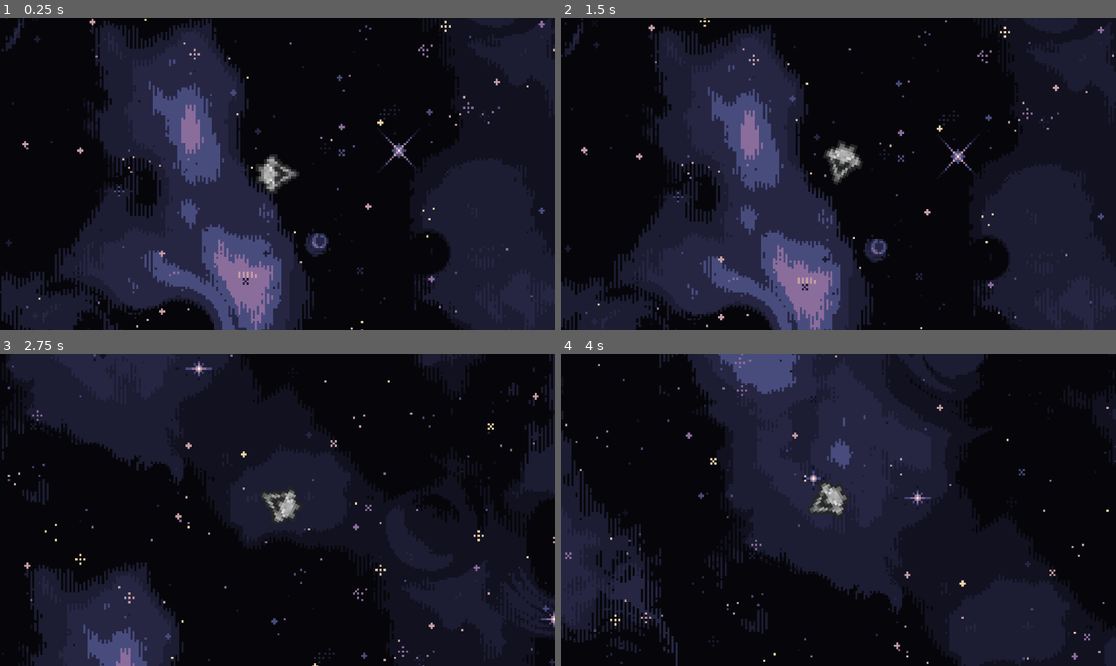
Above: before the commit, frames 1-4 (two rows, left to right).
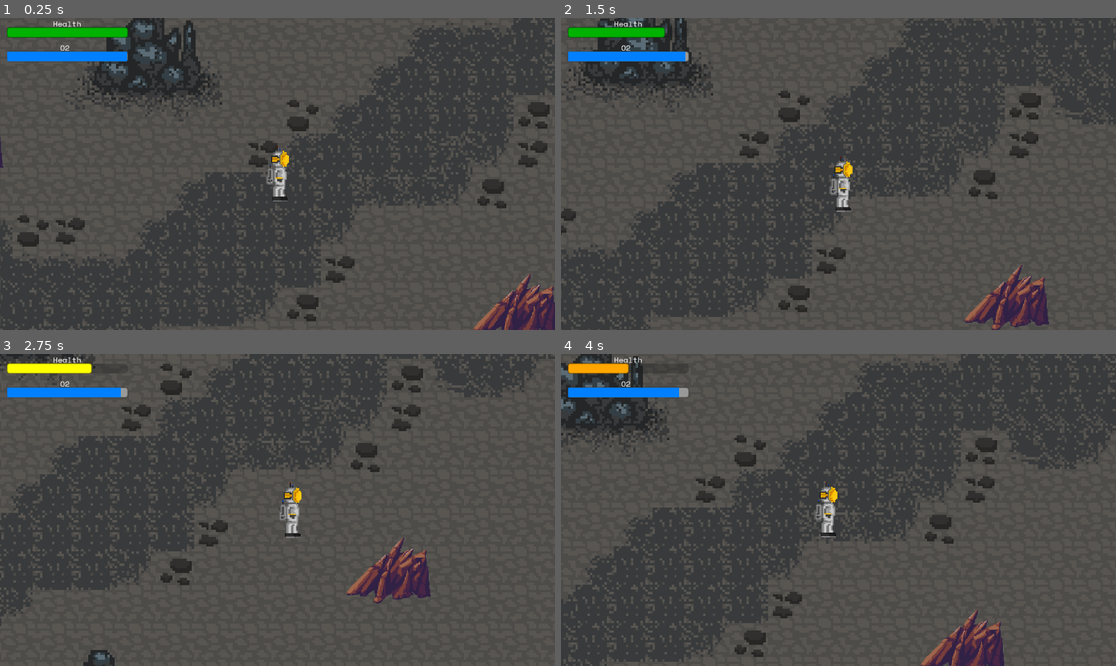
Above: after the commit, the same moments.

Repository: ProjectStarborne/Starborne
Game: Godot game, scene res://Scenes/world_asteroid.tscn
Two runs of this game, one before a commit and one after it. Both use one fixed random seed, a clock stepped at 60 frames per second and the inputs below. Before the commit the project starts from res://Scenes/world_space.tscn.
Inputs:
- Up to frame 1 (0.25 s): no input
- Up to frame 2 (1.5 s): tap Enter (ui_accept) at 0.5, 0.77 s; hold D (right) 0.53-1.28 s; hold S (down) from 1.28 s (still down)
- Up to frame 3 (2.75 s): tap Enter (ui_accept) at 1.52 s; release S (down) at 2.03 s; hold D (right) from 2.03 s (still down)
- Up to frame 4 (4 s): release D (right) at 2.78 s; hold W (up) 2.78-3.53 s; tap Enter (ui_accept) at 3.02, 3.77 s; hold A (left) from 3.53 s (still down)

The runs differ from the first frame. In frame 1, 92% of the frame differs, in the area x 0-100%, y 0-100%; in frame 2, 93%; in frame 3, 99%; in frame 4, 93%.

Commit message:
refined meteor mechanic. Includes impact indicators on the ground several sec before impact to let the player dodge. Added explosion animation

Diff:
--- /dev/null
+++ b/Scenes/explosion.tscn
@@ -0,0 +1,63 @@
+[gd_scene load_steps=10 format=3 uid="uid://467cj57noras"]
+
+[ext_resource type="Script" path="res://Scripts/Explosion.gd" id="1_p743s"]
+[ext_resource type="Texture2D" uid="uid://cvgsdct841uh3" path="res://Assets/images/explosion.png" id="2_cot34"]
+
+[sub_resource type="AtlasTexture" id="AtlasTexture_me8bd"]
+atlas = ExtResource("2_cot34")
+region = Rect2(0, 0, 32, 32)
+
+[sub_resource type="AtlasTexture" id="AtlasTexture_h4axh"]
+atlas = ExtResource("2_cot34")
+region = Rect2(32, 0, 32, 32)
+
+[sub_resource type="AtlasTexture" id="AtlasTexture_lo7cw"]
+atlas = ExtResource("2_cot34")
+region = Rect2(64, 0, 32, 32)
+
+[sub_resource type="AtlasTexture" id="AtlasTexture_rav3d"]
+atlas = ExtResource("2_cot34")
+region = Rect2(96, 0, 32, 32)
+
+[sub_resource type="AtlasTexture" id="AtlasTexture_5u6xs"]
+atlas = ExtResource("2_cot34")
+region = Rect2(128, 0, 32, 32)
+
+[sub_resource type="AtlasTexture" id="AtlasTexture_v1vvh"]
+atlas = ExtResource("2_cot34")
+region = Rect2(160, 0, 32, 32)
+
+[sub_resource type="SpriteFrames" id="SpriteFrames_rwnpy"]
+animations = [{
+"frames": [{
+"duration": 1.0,
+"texture": SubResource("AtlasTexture_me8bd")
+}, {
+"duration": 1.0,
+"texture": SubResource("AtlasTexture_h4axh")
+}, {
+"duration": 1.0,
+"texture": SubResource("AtlasTexture_lo7cw")
+}, {
+"duration": 1.0,
+"texture": SubResource("AtlasTexture_rav3d")
+}, {
+"duration": 1.0,
+"texture": SubResource("AtlasTexture_5u6xs")
+}, {
+"duration": 1.0,
+"texture": SubResource("AtlasTexture_v1vvh")
+}],
+"loop": false,
+"name": &"default",
+"speed": 5.0
+}]
+
+[node name="Explosion" type="Node2D"]
+script = ExtResource("1_p743s")
+
+[node name="AnimatedSprite2D" type="AnimatedSprite2D" parent="."]
+scale = Vector2(2.5, 2.5)
+sprite_frames = SubResource("SpriteFrames_rwnpy")
+frame = 5
+frame_progress = 1.0
--- a/Scenes/falling_meteor.tscn
+++ b/Scenes/falling_meteor.tscn
@@ -4,18 +4,18 @@
 [ext_resource type="Texture2D" uid="uid://b88tiin84r8uf" path="res://Assets/images/asteroid_brown.png" id="2_lifo7"]
 [ext_resource type="AudioStream" uid="uid://ckio8qbxh26wq" path="res://Assets/sounds/meteor_impact.wav" id="3_32qcb"]
 
-[node name="FallingMeteor" type="Node2D"]
+[node name="FallingMeteor" type="Area2D"]
+script = ExtResource("1_5y271")
 
 [node name="Area2D" type="Area2D" parent="."]
-script = ExtResource("1_5y271")
 
-[node name="Sprite2D" type="Sprite2D" parent="Area2D"]
+[node name="Sprite2D" type="Sprite2D" parent="."]
 texture = ExtResource("2_lifo7")
 
-[node name="CollisionPolygon2D" type="CollisionPolygon2D" parent="Area2D"]
+[node name="CollisionPolygon2D" type="CollisionPolygon2D" parent="."]
 polygon = PackedVector2Array(74, 6, 39, -45, 4, -60, -20, -61, -62, -32, -75, -15, -75, 20, -52, 49, -9, 63, 26, 66, 72, 28)
 
-[node name="AudioStreamPlayer2D" type="AudioStreamPlayer2D" parent="Area2D"]
+[node name="AudioStreamPlayer2D" type="AudioStreamPlayer2D" parent="."]
 stream = ExtResource("3_32qcb")
 volume_db = 24.0
 
--- /dev/null
+++ b/Scenes/impact_indicator.tscn
@@ -0,0 +1,16 @@
+[gd_scene load_steps=3 format=3 uid="uid://tqmhrntmvul4"]
+
+[ext_resource type="Texture2D" uid="uid://be3d7kq0m2fh" path="res://Assets/images/circle_shadow.png" id="1_lbs4q"]
+[ext_resource type="Script" path="res://Scripts/impact_indicator.gd" id="2_vkhp3"]
+
+[node name="ImpactIndicator" type="Node2D"]
+
+[node name="Sprite2D" type="Sprite2D" parent="."]
+scale = Vector2(0.2, 0.2)
+texture = ExtResource("1_lbs4q")
+script = ExtResource("2_vkhp3")
+
+[node name="Timer" type="Timer" parent="Sprite2D"]
+wait_time = 4.0
+one_shot = true
+autostart = true
--- a/Scenes/world_asteroid.tscn
+++ b/Scenes/world_asteroid.tscn
@@ -7,6 +7,7 @@
 [ext_resource type="PackedScene" uid="uid://dponnsom5m3oj" path="res://Scenes/pointy_rock.tscn" id="5_7ubw8"]
 [ext_resource type="Script" path="res://Scripts/meteor_spawner.gd" id="6_pdfv4"]
 [ext_resource type="PackedScene" uid="uid://bxfswk2633o02" path="res://Scenes/falling_meteor.tscn" id="7_mer6q"]
+[ext_resource type="PackedScene" uid="uid://tqmhrntmvul4" path="res://Scenes/impact_indicator.tscn" id="8_qo45c"]
 
 [sub_resource type="TileSetAtlasSource" id="TileSetAtlasSource_1wdpt"]
 texture = ExtResource("1_8b2gw")
@@ -267,9 +268,11 @@
 position = Vector2(1287, -762)
 
 [node name="MeteorSpawner" type="Node2D" parent="."]
+position = Vector2(490, 110)
 script = ExtResource("6_pdfv4")
 MeteorScene = ExtResource("7_mer6q")
+ImpactIndicatorScene = ExtResource("8_qo45c")
 
 [node name="Timer" type="Timer" parent="MeteorSpawner"]
-wait_time = 2.0
+wait_time = 4.0
 autostart = true
--- /dev/null
+++ b/Scripts/Explosion.gd
@@ -0,0 +1,10 @@
+extends Node2D
+
+func _ready():
+	print("Explosion created at position: ", global_position)
+	$AnimatedSprite2D.play()
+	$AnimatedSprite2D.animation_finished.connect(_on_animation_finished)
+
+func _on_animation_finished():
+	print("Explosion finished at position: ", global_position)
+	queue_free()
--- a/Scripts/falling_meteor.gd
+++ b/Scripts/falling_meteor.gd
@@ -1,56 +1,51 @@
 extends Area2D
 
-@export var speed: float = 250.0  # Speed of the meteor falling
-@export var level_bottom: float = 3000.0
+var target_position: Vector2 = Vector2.ZERO
+@export var speed: float = 1000.0
 var velocity: Vector2 = Vector2.ZERO
-
-# Knockback strength
-var knockback_strength = 300.0  # Adjust this for the amount of knockback
+@onready var ExplosionScene = preload("res://Scenes/explosion.tscn")
+var impact_sound = preload("res://Assets/sounds/meteor_impact.wav")
 
 func _ready() -> void:
-	# Set the initial velocity (falling downwards)
-	velocity = Vector2(0, speed)
-	# Optionally, add rotation or other effects here
+	print("Meteor ready at position:", global_position, " with target_position:", target_position)
+	if target_position == null or target_position == Vector2.ZERO:
+		print("Error: target_position not set for meteor at position:", global_position)
+		queue_free()
+		return
+	var direction = (target_position - global_position).normalized()
+	velocity = direction * speed
+	rotation = velocity.angle()
+
 
 func _physics_process(delta: float) -> void:
-	# Move the meteor downwards
 	position += velocity * delta
-	# Remove the meteor if it goes off-screen
-	if position.y > level_bottom:
-		queue_free()
+	# Check if the meteor has reached or passed the target position
+	if ((velocity.x >= 0 and position.x >= target_position.x) or (velocity.x < 0 and position.x <= target_position.x)) \
+	   and ((velocity.y >= 0 and position.y >= target_position.y) or (velocity.y < 0 and position.y <= target_position.y)):
+		impact()
 
+func impact():
+	# Create explosion effect
+	var explosion_instance = ExplosionScene.instantiate()
+	explosion_instance.global_position = target_position
+	get_tree().current_scene.add_child(explosion_instance)
 
-func _on_body_entered(body: Node2D) -> void:
-	if body.is_in_group("Player"):
-		body.take_damage(40)  # Adjust damage amount as needed
-		apply_knockback(body)
+	# Play impact sound
+	var audio_player = AudioStreamPlayer2D.new()
+	audio_player.stream = impact_sound
+	audio_player.global_position = target_position
+	get_tree().current_scene.add_child(audio_player)
+	audio_player.play()
 
-		# triggering the screen shake
-		# try to find the camera by traversing the scene tree from the Player node
-		var camera = body.get_node_or_null("AnchorCamera2D")
-		if camera != null:
-			camera.start_screen_shake(0.5, 20)  # shakeeeee for 0.5 seconds with intensity 20
+	# Damage the player if nearby
+	var player = get_tree().current_scene.get_node("Player")  # Adjust the path
+	var damage_radius = 100.0  # Adjust as needed
 
-		# optionally, we could create an explosion effect here
+	if player:
+		var distance = player.global_position.distance_to(target_position)
+		if distance <= damage_radius:
+			player.take_damage(40)
+			# Apply knockback or other effects
 
-		# play the meteor_impact.wav sound effect
-		var audio_player = get_node("AudioStreamPlayer2D")
-		if audio_player:
-			print("Audio player found!")
-			audio_player.play()
-
-			# detach the sound node from the meteor so it keeps playing even after the meteor is removed
-			#some dumb bug workaround, it works
-			audio_player.get_parent().remove_child(audio_player)
-			get_tree().root.add_child(audio_player)
-
-		# stop the meteor's movement immediately and remove it
-		queue_free()  # remove the meteor after collision
-
-
-# function to apply knockback to the player
-func apply_knockback(player):
-	# valculate the direction from the rock to the player
-	var direction = (player.global_position - global_position).normalized()
-	# apply the knockback force
-	player.apply_knockback(direction * knockback_strength)
+	# Remove the meteor
+	queue_free()
--- /dev/null
+++ b/Scripts/impact_indicator.gd
@@ -0,0 +1,7 @@
+extends Node2D
+
+func _ready():
+	$Timer.timeout.connect(_on_Timer_timeout)
+
+func _on_Timer_timeout():
+	queue_free()
--- a/Scripts/meteor_spawner.gd
+++ b/Scripts/meteor_spawner.gd
@@ -1,22 +1,46 @@
 extends Node2D
 
 @export var MeteorScene: PackedScene
-@export var level_left: float = -2000.0
-@export var level_right: float = 2100.0  # Adjust as per your level's width
-@export var spawn_height: float = -1500.0  # Adjust to ensure meteors spawn off-screen
+@export var ImpactIndicatorScene: PackedScene
+@export var spawn_height: float = -1500.0
+@export var warning_time: float = 2.0
+@export var ground_left: float = -2000.0
+@export var ground_right: float = 2100.0
+@export var ground_y_min: float = -1000.0
+@export var ground_y_max: float = 1000.0
 
 func _ready() -> void:
 	randomize()
 	$Timer.timeout.connect(_on_Timer_timeout)
 
 func _on_Timer_timeout() -> void:
-	spawn_meteor()
+	spawn_meteor_warning()
 
-func spawn_meteor() -> void:
-	# Randomize the horizontal spawn position across the entire level
-	var x_position = randf() * (level_right - level_left) + level_left
 
+func spawn_meteor_warning() -> void:
+	# Select a random impact point on the ground
+	var impact_x = randf() * (ground_right - ground_left) + ground_left
+	var impact_y = randf() * (ground_y_max - ground_y_min) + ground_y_min
+	var impact_position = Vector2(impact_x, impact_y)
+
+	# Spawn the impact indicator
+	var indicator_instance = ImpactIndicatorScene.instantiate()
+	indicator_instance.global_position = impact_position
+	get_tree().current_scene.add_child(indicator_instance)
+
+	# Schedule the meteor to spawn after warning_time seconds
+	var meteor_timer = Timer.new()
+	meteor_timer.wait_time = warning_time
+	meteor_timer.one_shot = true
+	meteor_timer.timeout.connect(_spawn_meteor.bind(impact_position))
+
+
+	get_tree().current_scene.add_child(meteor_timer)
+	meteor_timer.start()
+
+func _spawn_meteor(impact_position):
+	print("Spawning meteor at impact_position:", impact_position)
 	var meteor_instance = MeteorScene.instantiate()
-	# Start the meteor above the visible area
-	meteor_instance.global_position = Vector2(x_position, spawn_height)
+	meteor_instance.target_position = impact_position
+	meteor_instance.global_position = impact_position + Vector2(0, spawn_height)
 	get_tree().current_scene.add_child(meteor_instance)
--- a/project.godot
+++ b/project.godot
@@ -11,7 +11,7 @@
 [application]
 
 config/name="Starborne"
-run/main_scene="res://Scenes/world_space.tscn"
+run/main_scene="res://Scenes/world_asteroid.tscn"
 config/features=PackedStringArray("4.3", "Forward Plus")
 config/icon="res://Assets/images/icon.svg"
 
Binary file added: Assets/images/circle_shadow.png
Not shown, added: Assets/images/circle_shadow.png.import
Binary file added: Assets/images/explosion.png
Not shown, added: Assets/images/explosion.png.import
Not shown: 1 places in Scenes/world_asteroid.tscn that only renumber resources
